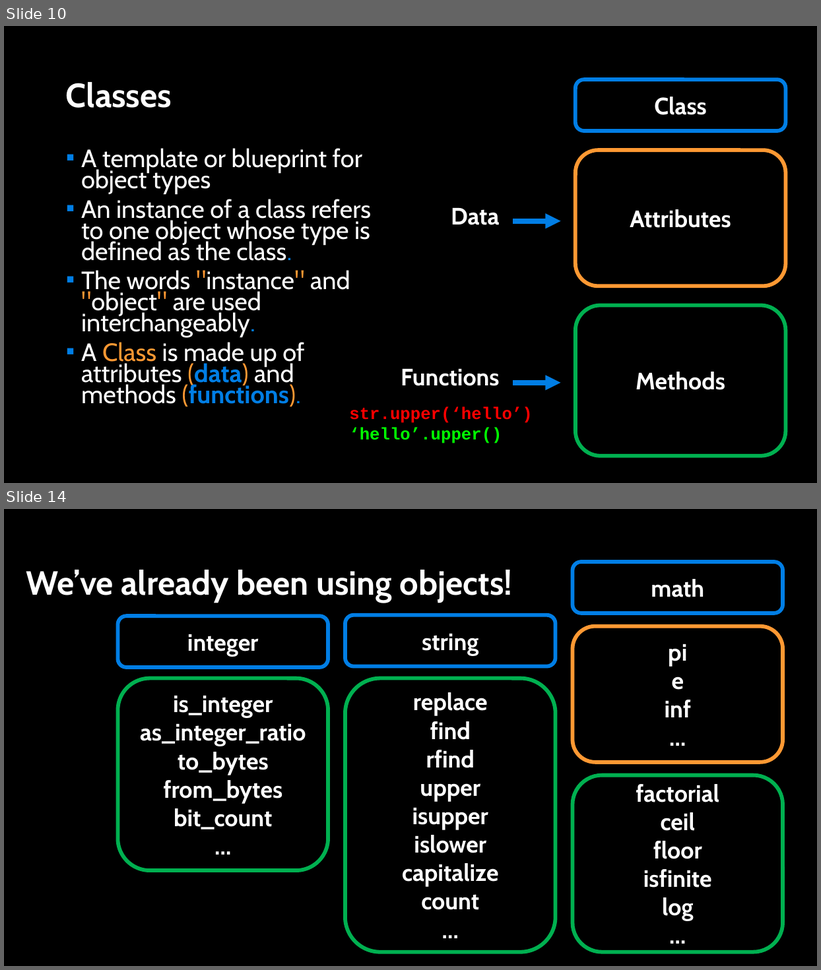
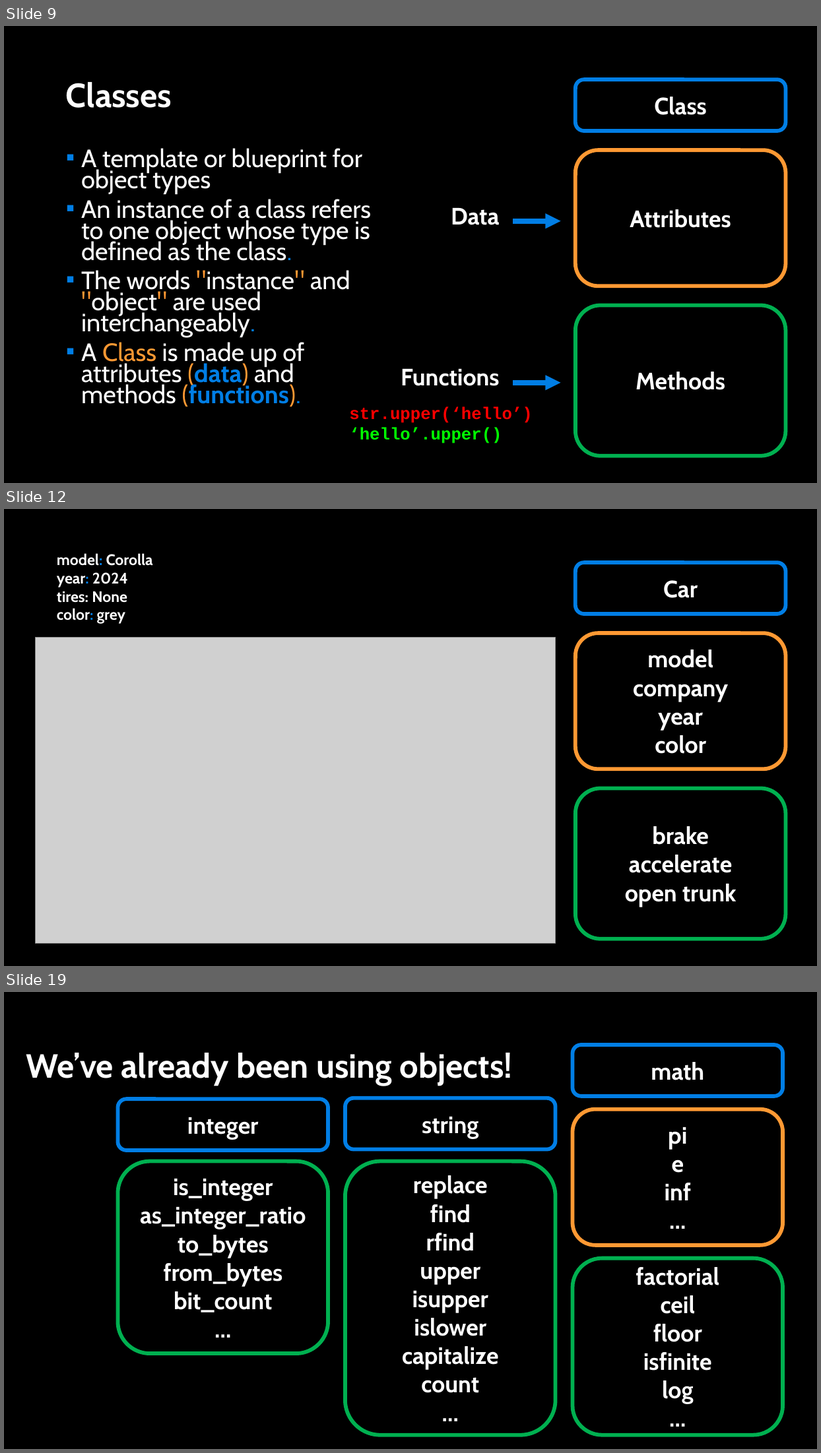
Before and after one commit to APS106/APS106-winter-2026-goodfellow-sutton, a slide deck: lectures/week5/lecture2/slides/week5_lecture2.pptx. Shown one above the other, each under a label of ours: slides 10 and 14 before the commit, slides 9, 12 and 19 after it; the slides between them are not shown. The pictures are 821x970 and 821x1453 pixels, drawn with LibreOffice and Linux fonts; fonts in the diff are those of the drawing; grey boxes stand for pictures; background and template pictures are left out. Boxes give left, top, right and bottom in pixels: in the first picture for what was removed or moved away, otherwise in the second. Text is boxed around its words. In the diff, an @@ line names an element or a change of style, - is before the commit and + after.

```diff
--- a/lectures/week5/lecture2/slides/week5_lecture2.pptx
+++ b/lectures/week5/lecture2/slides/week5_lecture2.pptx
@@ slide 12 added at [4, 509, 817, 966], background picture (left out) @@
@@ text added at [57, 553, 153, 624], 18 pt, text #FFFFFF, bold @@
+model: Corolla
+year: 2024
+tires: None
+color: grey
@@ rounded rectangle added at [576, 562, 786, 614], outline #017EE5 4.5 pt, 28 pt, text #FFFFFF, bold @@
+Car
@@ picture added at [35, 637, 556, 944] @@
@@ rounded rectangle added at [576, 634, 786, 770], outline #FF9933 4.5 pt, 28 pt, text #FFFFFF, bold @@
+model
+company
+year
+color
@@ rounded rectangle added at [576, 788, 786, 939], outline #00B050 4.5 pt, 28 pt, text #FFFFFF, bold @@
+brake
+accelerate
+open trunk
@@ what was slide 10 is now slide 9 @@
@@ what was slide 14 is now slide 19 @@
```
Also in this commit, not shown: 15 slides changed, 5 other slides added, 1 slide removed, 1 other file.
